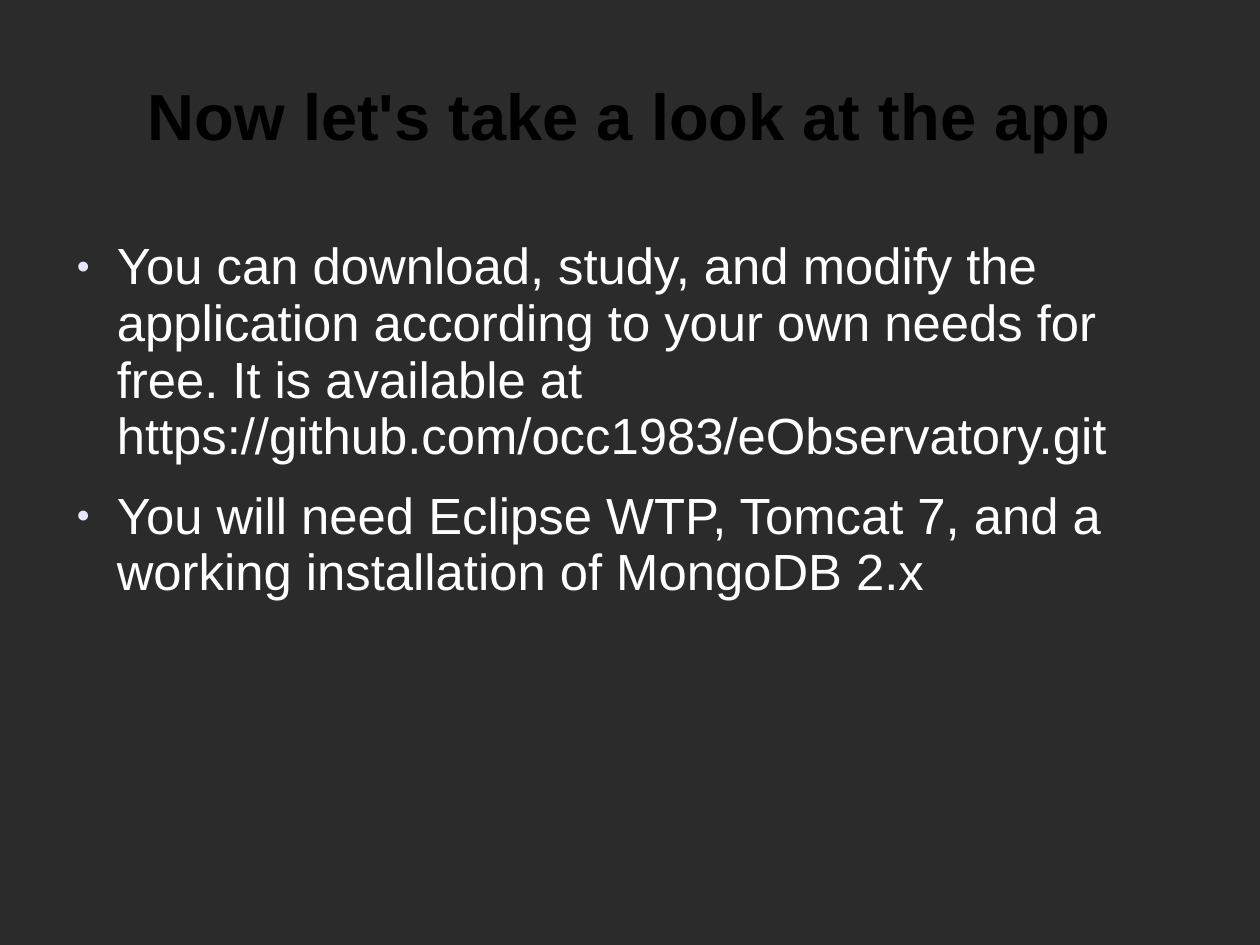
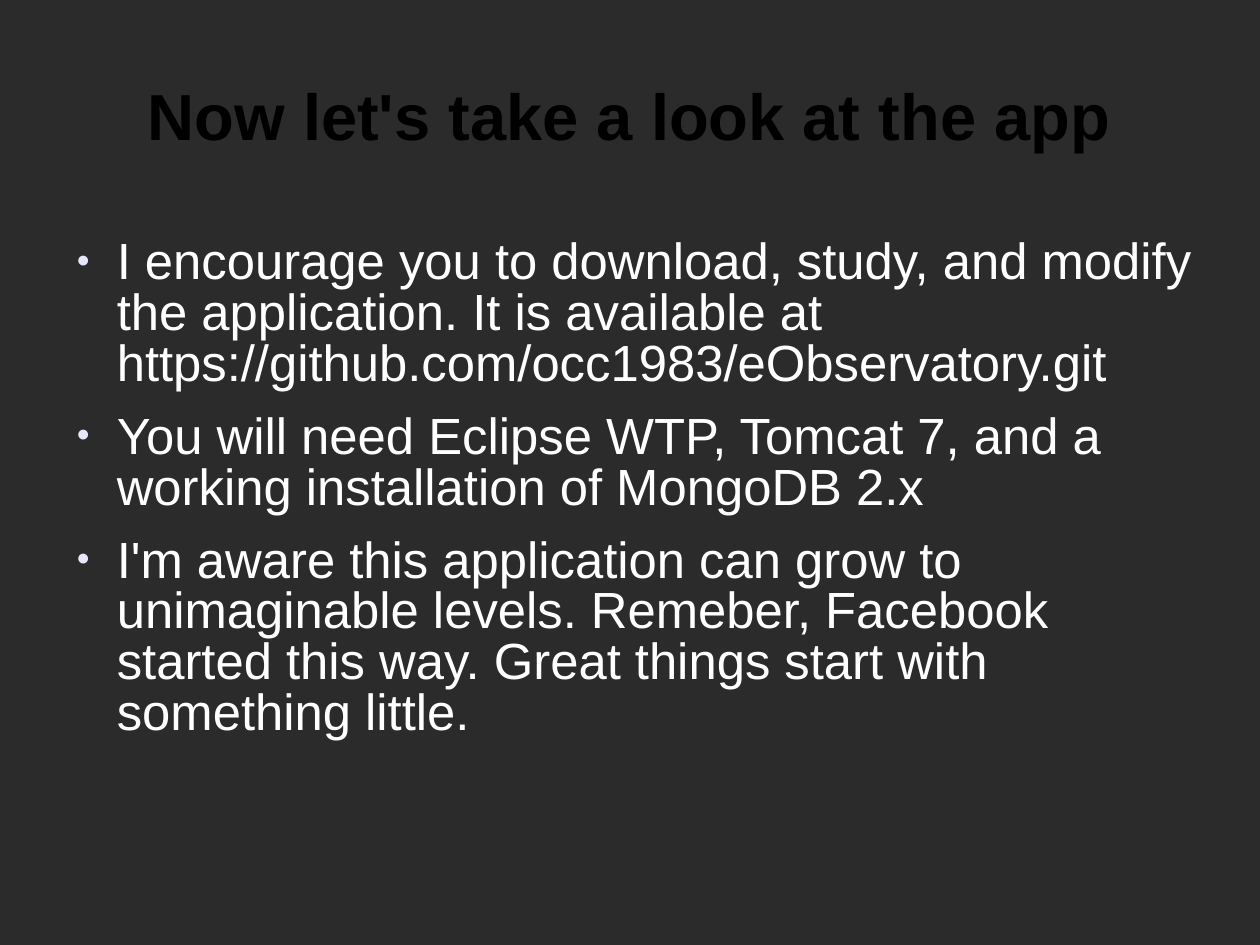
Before and after one commit to occ1983/eObservatory, a slide deck: slide 7 of eObservatory/NASA_PRESENTATION.ppt. Drawn at 1260x945 pixels with LibreOffice and Linux fonts; fonts in the diff are those of the drawing; background and template pictures are left out; a plain dark background stands for a picture behind light text. Boxes give left, top, right and bottom in pixels: in the first picture for what was removed or moved away, otherwise in the second. Text is boxed around its words. In the diff, an @@ line names an element or a change of style, - is before the commit and + after.

Commit message:
Presentation

```diff
--- a/eObservatory/NASA_PRESENTATION.ppt
+++ b/eObservatory/NASA_PRESENTATION.ppt
@@ text at [117, 242, 1192, 391]: text changed @@
-● You can download, study, and modify the application according to your own needs for free. It is available at https://github.com/occ1983/eObservatory.git
+● I encourage you to download, study, and modify the application. It is available at https://github.com/occ1983/eObservatory.git
@@ text at [117, 417, 1101, 515]: line spacing 0.93 to 0.83 @@
@@ text at [117, 541, 1048, 740]: paragraph added @@
+● I'm aware this application can grow to unimaginable levels. Remeber, Facebook started this way. Great things start with something little.
```
